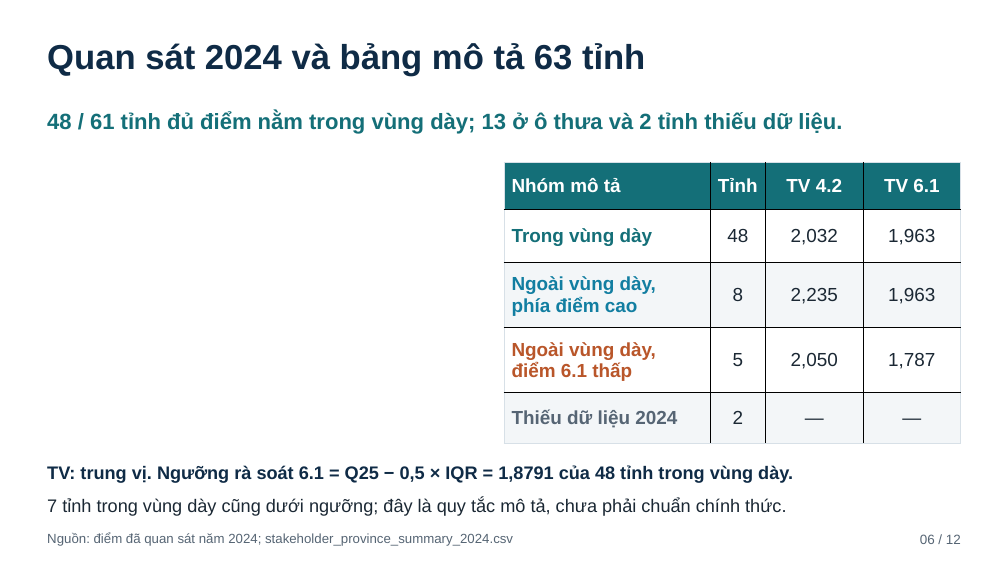
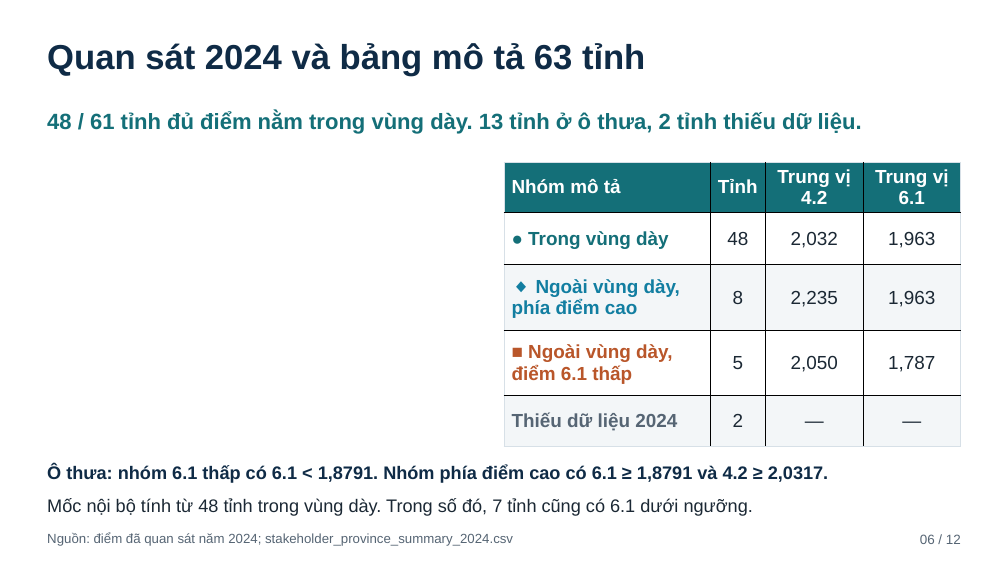
Before and after one commit to JasonTM17/Grid_Based_Sociology, a slide deck: slide 6 of assets/sting_papi_slides_template.pptx. Drawn at 1008x567 pixels with LibreOffice and Linux fonts; fonts in the diff are those of the drawing. Boxes give left, top, right and bottom in pixels: in the first picture for what was removed or moved away, otherwise in the second. Text is boxed around its words. In the diff, an @@ line names an element or a change of style, - is before the commit and + after.

```diff
--- a/assets/sting_papi_slides_template.pptx
+++ b/assets/sting_papi_slides_template.pptx
@@ text at bbox=[47, 112, 862, 134]: text changed @@
-48 / 61 tỉnh đủ điểm nằm trong vùng dày; 13 ở ô thưa và 2 tỉnh thiếu dữ liệu.
+48 / 61 tỉnh đủ điểm nằm trong vùng dày. 13 tỉnh ở ô thưa, 2 tỉnh thiếu dữ liệu.
@@ table at bbox=[504, 163, 961, 444] @@
-row 1, column 3: TV 4.2
+row 1, column 3: Trung vị / 4.2
-row 1, column 4: TV 6.1
+row 1, column 4: Trung vị / 6.1
-row 2, column 1: Trong vùng dày
+row 2, column 1: ● Trong vùng dày
-row 3, column 1: Ngoài vùng dày, / phía điểm cao
+row 3, column 1: ◆ Ngoài vùng dày, / phía điểm cao
-row 4, column 1: Ngoài vùng dày, / điểm 6.1 thấp
+row 4, column 1: ■ Ngoài vùng dày, / điểm 6.1 thấp
@@ text at bbox=[47, 465, 828, 483]: text changed @@
-TV: trung vị. Ngưỡng rà soát 6.1 = Q25 − 0,5 × IQR = 1,8791 của 48 tỉnh trong vùng dày.
+Ô thưa: nhóm 6.1 thấp có 6.1 < 1,8791. Nhóm phía điểm cao có 6.1 ≥ 1,8791 và 4.2 ≥ 2,0317.
@@ text at bbox=[47, 498, 753, 516]: text changed @@
-7 tỉnh trong vùng dày cũng dưới ngưỡng; đây là quy tắc mô tả, chưa phải chuẩn chính thức.
+Mốc nội bộ tính từ 48 tỉnh trong vùng dày. Trong số đó, 7 tỉnh cũng có 6.1 dưới ngưỡng.
```
Also in this commit, not shown: 7 other slides changed, 1 slide added, 1 slide removed, 49 other files.
